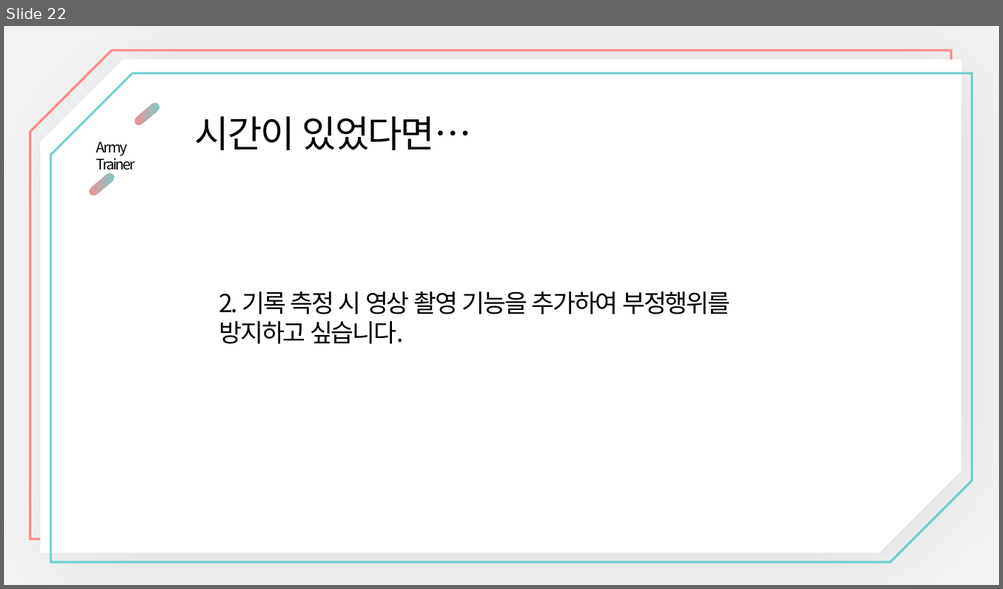
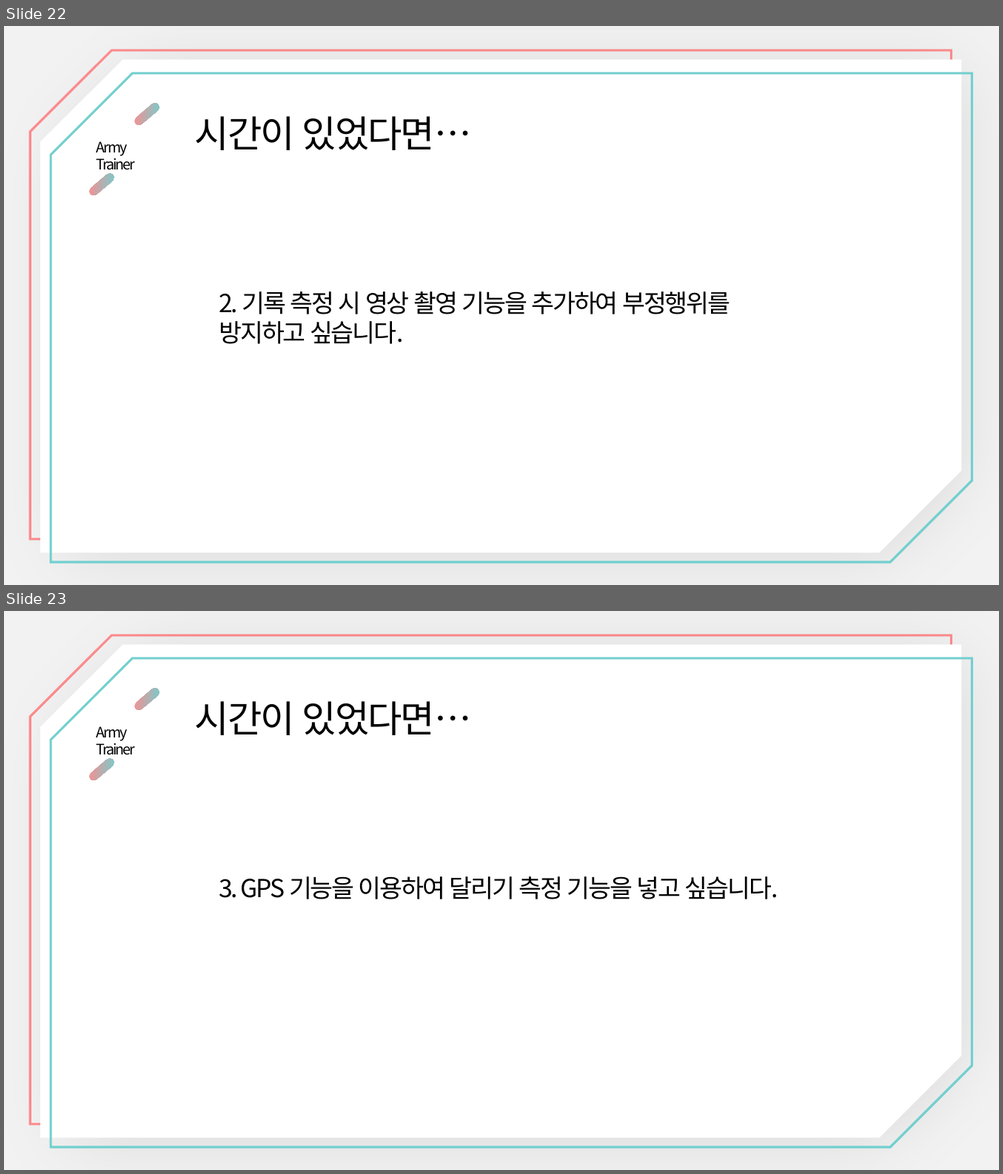
Before and after one commit to nilsys/App_ArmyTrainer_nanglam, a slide deck: PPT/App_ArmyTrainer_nanglam.ppt. Shown one above the other, each under a label of ours: slide 22 before the commit, slides 22 and 23 after it. The pictures are 1003x589 and 1003x1174 pixels, drawn with LibreOffice and Linux fonts; fonts in the diff are those of the drawing. Boxes give left, top, right and bottom in pixels: in the first picture for what was removed or moved away, otherwise in the second. Text is boxed around its words. In the diff, an @@ line names an element or a change of style, - is before the commit and + after.

```diff
--- a/PPT/App_ArmyTrainer_nanglam.ppt
+++ b/PPT/App_ArmyTrainer_nanglam.ppt
@@ slide 23 added at [4, 611, 999, 1170], background #F2F2F2 @@
@@ snip diag rect added at [30, 635, 950, 1125], outline #73CFCF 2.25 pt @@
@@ snip diag rect added at [40, 644, 962, 1139], fill #FFFFFF @@
@@ snip diag rect added at [51, 658, 972, 1147], outline #FF8C8E 2.25 pt @@
@@ pill shape added at [133, 687, 161, 712], fill gradient #FF8C8E to #73CFCF @@
@@ text added at [195, 701, 472, 735], 36 pt, text #000000 @@
+시간이 있었다면…
@@ text added at [96, 726, 136, 759], 14 pt, text #000000 @@
+Army Trainer
@@ pill shape added at [88, 757, 115, 782], fill gradient #FF8C8E to #73CFCF @@
@@ text added at [219, 877, 778, 900], 24 pt, text #000000 @@
+3. GPS 기능을 이용하여 달리기 측정 기능을 넣고 싶습니다.
```
Also in this commit, not shown: 1 other file.
